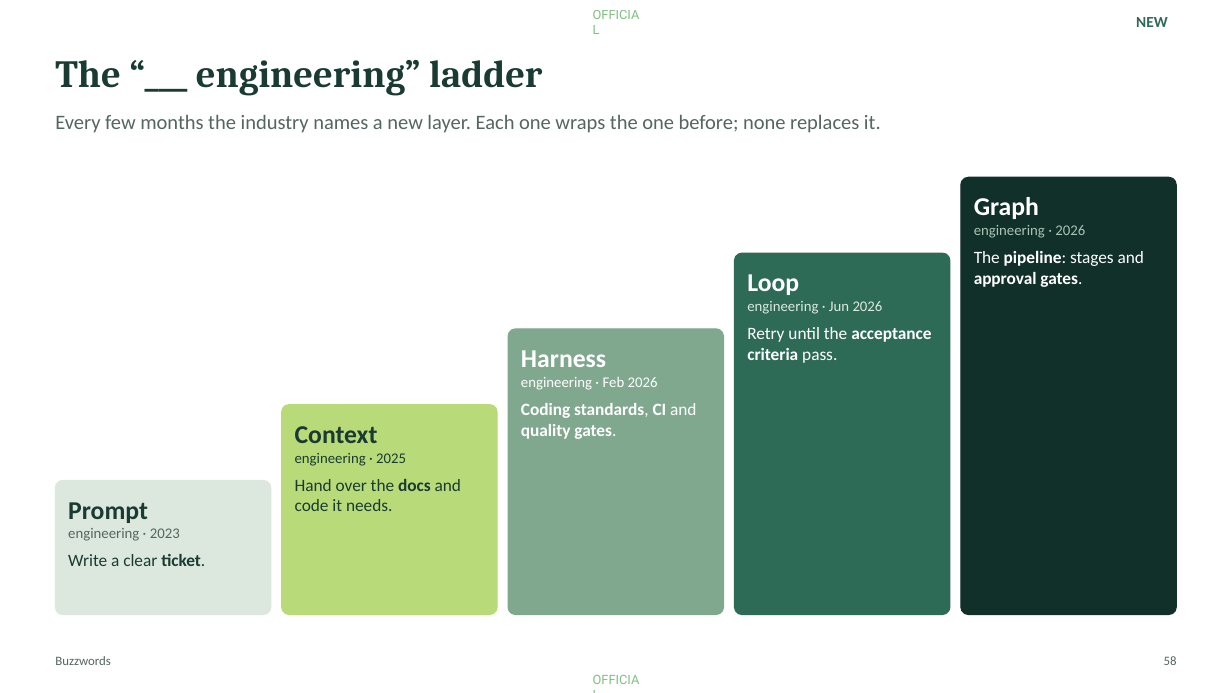
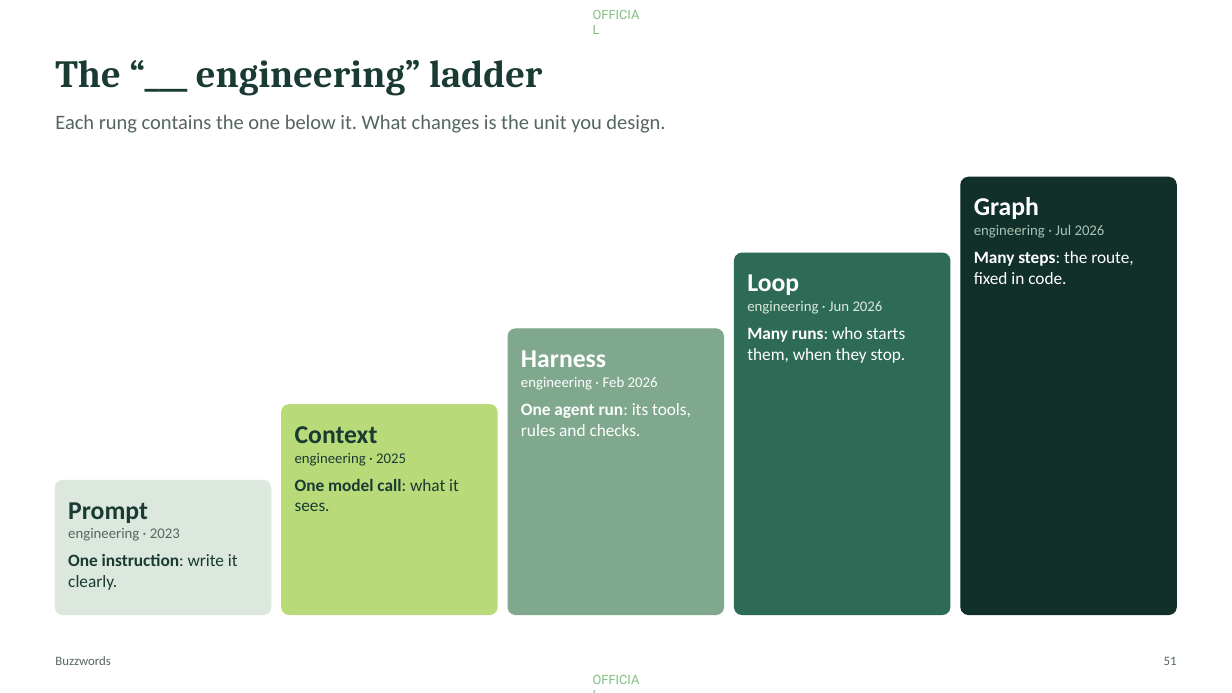
Before and after one commit to Moshe36/ai-developer-toolkit, a slide deck: slide 51 of workshop/agentic-workshop.pptx (slide 58 before the commit). Drawn at 1232x693 pixels with LibreOffice and Linux fonts; fonts in the diff are those of the drawing. Boxes give left, top, right and bottom in pixels: in the first picture for what was removed or moved away, otherwise in the second. Text is boxed around its words. In the diff, an @@ line names an element or a change of style, - is before the commit and + after.

```diff
--- a/workshop/agentic-workshop.pptx
+++ b/workshop/agentic-workshop.pptx
@@ text removed at [1136,17,1168,27] @@
-NEW
@@ text at [55,114,665,133]: text changed @@
-Every few months the industry names a new layer. Each one wraps the one before; none replaces it.
+Each rung contains the one below it. What changes is the unit you design.
@@ text at [974,225,1133,284]: text changed @@
-engineering · 2026
-The pipeline: stages and approval gates.
+engineering · Jul 2026
+Many steps: the route, fixed in code.
@@ text at [747,327,906,363]: text changed @@
-Retry until the acceptance criteria pass.
+Many runs: who starts them, when they stop.
@@ text at [521,403,691,436]: text changed; bold off @@
-Coding standards, CI and quality gates.
+One agent run: its tools, rules and checks.
@@ text at [295,479,459,511]: text changed; bold on @@
-Hand over the docs and code it needs.
+One model call: what it sees.
@@ text at [68,554,238,590]: text changed @@
-Write a clear ticket.
+One instruction: write it clearly.
@@ page number at [1164,657,1177,665]: text changed @@
-58
+51
```
Also in this commit, not shown: 8 other slides changed, 25 slides added, 16 slides removed, 2 other files.
